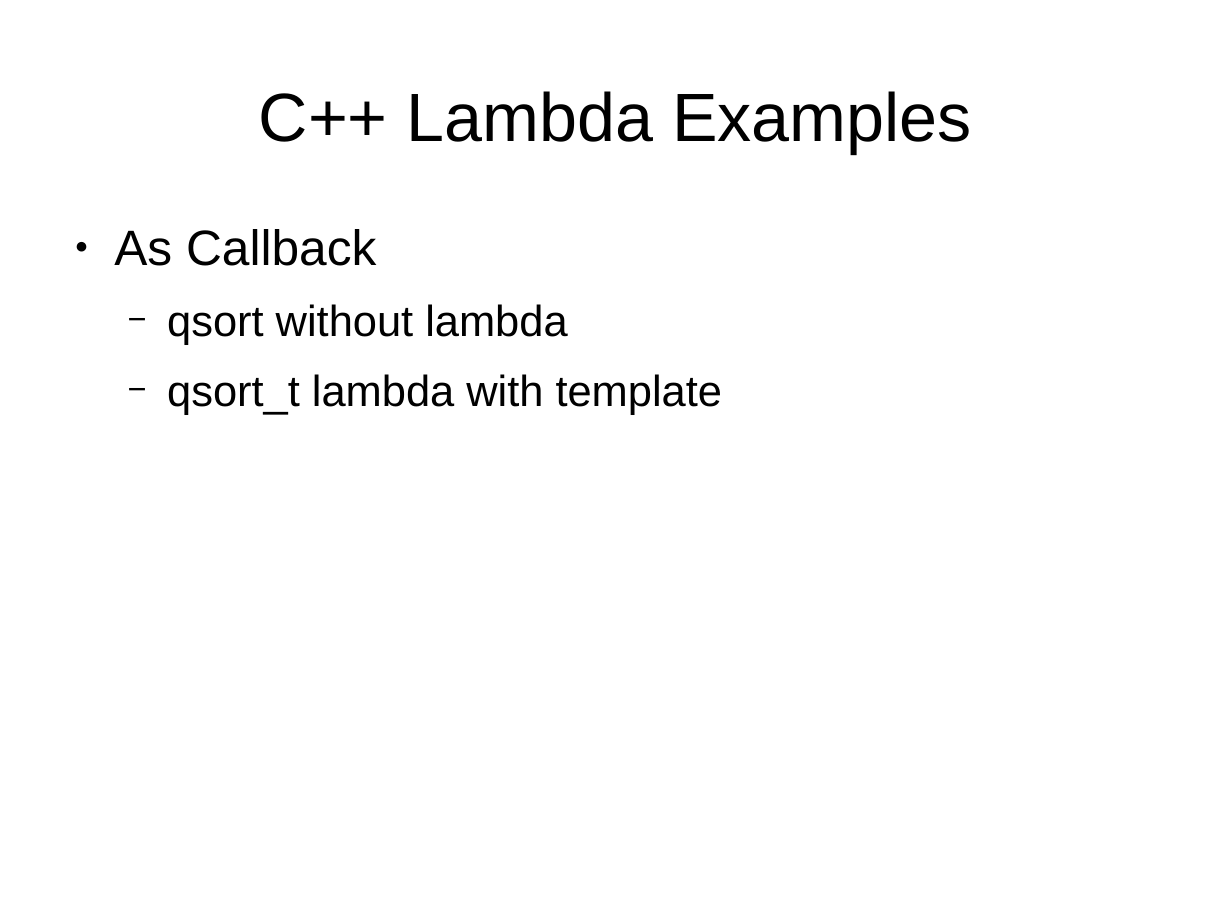
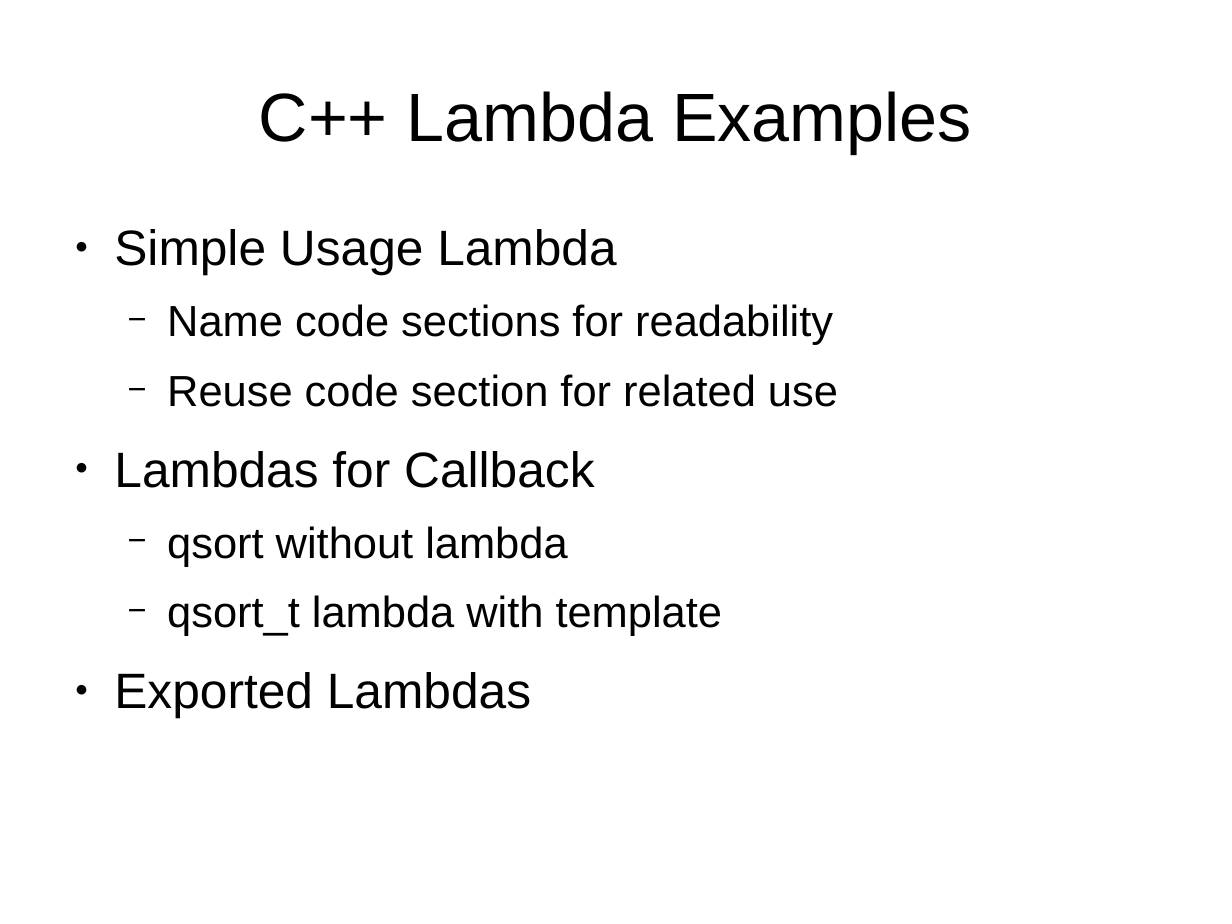
Before and after one commit to cjungmann/lambda_talk, a slide deck: slide 10 of lambda.odp (slide 9 before the commit). Drawn at 1232x924 pixels with LibreOffice and Linux fonts; fonts in the diff are those of the drawing. Boxes give left, top, right and bottom in pixels: in the first picture for what was removed or moved away, otherwise in the second. Text is boxed around its words. In the diff, an @@ line names an element or a change of style, - is before the commit and + after.

```diff
--- a/lambda.odp
+++ b/lambda.odp
@@ text at (114, 229, 838, 488): text changed; size 32 to 28 pt @@
-● As Callback
+● Simple Usage Lambda
+  − Name code sections for readability
+  − Reuse code section for related use
+● Lambdas for Callback
@@ text at (114, 672, 531, 717): paragraph added @@
+● Exported Lambdas
```
Also in this commit, not shown: 5 other slides changed, 4 slides added, 1 slide removed.
